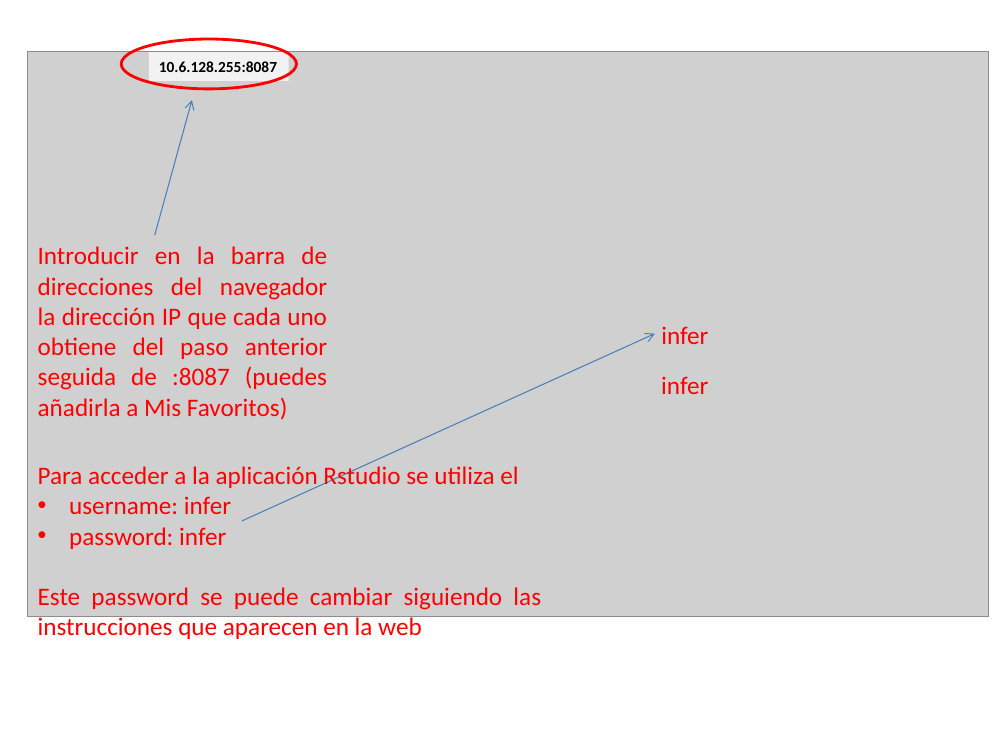
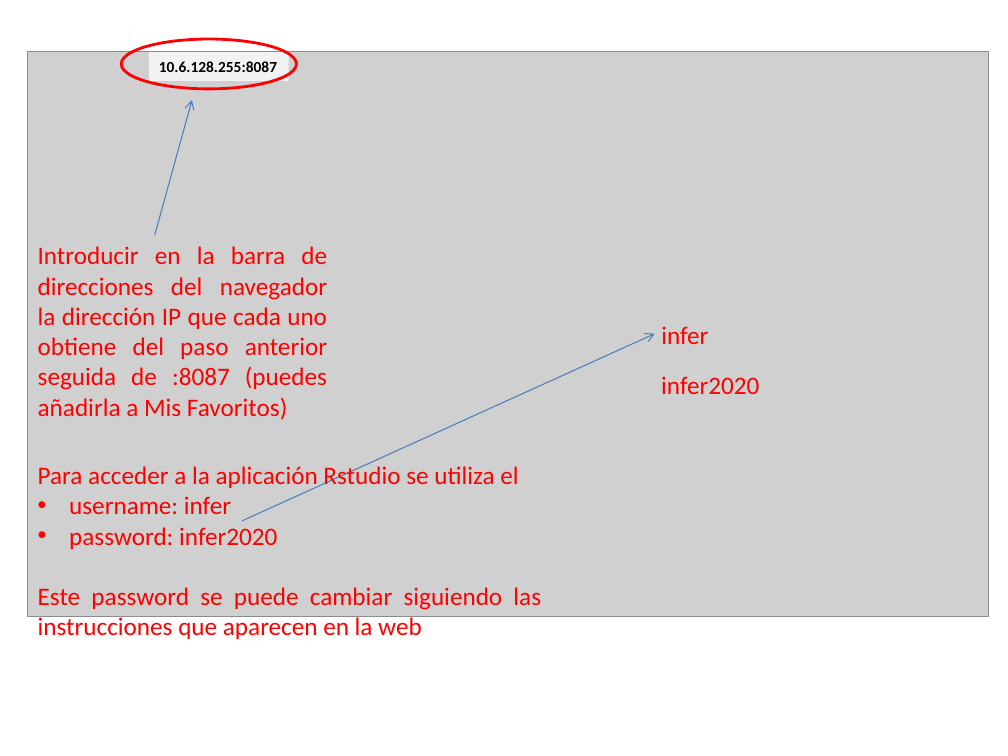
Before and after one commit to ULL-STAT/R_practicas_inferencia, a slide deck: slide 13 of images/Presentación1.pptx. Drawn at 1008x756 pixels with LibreOffice and Linux fonts; fonts in the diff are those of the drawing; grey boxes stand for pictures. Boxes give left, top, right and bottom in pixels: in the first picture for what was removed or moved away, otherwise in the second. Text is boxed around its words. In the diff, an @@ line names an element or a change of style, - is before the commit and + after.

```diff
--- a/images/Presentación1.pptx
+++ b/images/Presentación1.pptx
@@ text at [661,376,759,394]: text changed @@
-infer
+infer2020
@@ text at [69,527,277,549]: text changed @@
-• password: infer
+• password: infer2020
```
Also in this commit, not shown: 1 other file.
